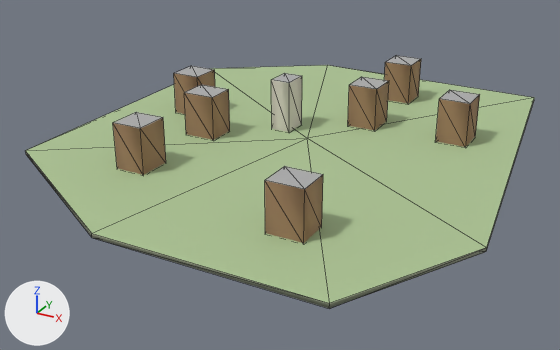
The glTF model godot_project/remake/sky/islands/SKY-008.lod2.glb, before and after one commit.
Rendered twice from a camera (50 mm lens) standing at (128.0, -256.0, 109.0) and looking at (-8.0, -8.0, -15.0). Every picture has the same lights, and +X, +Y and +Z are marked at lower left. The older version comes first. Mesh edges are drawn as thin lines. Vertices at exactly the same position are counted once.

Objects in the first picture: 'buildings', 'deck', 'rock'.
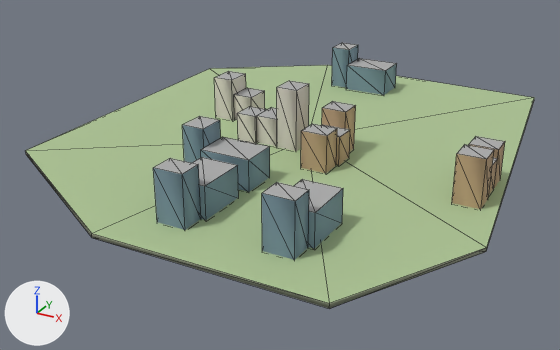
What changed in the scene script:
```text
Change me_buildings:
    remove me_buildings.from_pydata(...)  # 64 vertices, 80 faces; spans x -63.4..57.5, y -77.3..72.4, z -0.5..20.5
    add me_buildings.from_pydata(...)  # 152 vertices, 190 faces; spans x -44.9..77.3, y -87.2..79.7, z -0.5..23.7
    me_buildings part 1: the loose piece of 8 vertices spanning x -17.3..-9.3, y 2.1..13.1, z -0.5..20.5 is scaled about its middle by (1.06, 0.909, 1.15), then moved by (11.9, -17.2, 1.6)
    me_buildings part 2: the loose piece of 8 vertices spanning x -44.0..-31.0, y -19.8..-7.8, z -0.5..17.3 is scaled about its middle by (0.692, 0.958, 0.64), then moved by (27.3, 5.4, -3.2)
    me_buildings part 3: the loose piece of 8 vertices spanning x -63.4..-51.4, y 0.1..13.1, z -0.5..17.3 is scaled about its middle by (0.667, 0.731, 0.64), then moved by (38.7, -17.0, -3.2)
    me_buildings part 4: the loose piece of 8 vertices spanning x 25.2..38.2, y -77.3..-65.3, z -0.5..17.3 is scaled about its middle by (0.808, 0.708, 1.06), then moved by (-34.0, -11.7, 0.5)
    me_buildings part 5: the loose piece of 8 vertices spanning x -45.7..-33.7, y -60.1..-47.1, z -0.5..17.3 is scaled about its middle by (1.17, 1.46, 0.674), then moved by (37.7, -15.6, -2.9)
    me_buildings part 6: the loose piece of 8 vertices spanning x 8.1..20.1, y 20.4..33.4, z -0.5..17.3 is scaled about its middle by (0.708, 0.808, 1.06), then moved by (-31.4, -74.2, 0.5)
    me_buildings part 7: the loose piece of 8 vertices spanning x 45.5..57.5, y 20.4..33.4, z -0.5..17.3 is scaled about its middle by (1.58, 1.08, 0.674), then moved by (-55.0, -74.4, -2.9)
    me_buildings part 8: the loose piece of 8 vertices spanning x 8.1..20.1, y 59.4..72.4, z -0.5..17.3 is scaled about its middle by (0.875, 0.654, 1.06), then moved by (21.0, -148.9, 0.5)
    me_buildings part 9: the loose piece of 8 vertices spanning x 25.2..38.2, y -77.3..-65.3, z -0.5..17.3 is copied, and the copy is scaled about its middle by (1.08, 1.58, 0.674), then moved by (3.7, 2.1, -2.9); it spans x 28.4..42.4, y -78.7..-59.7, z -0.5..11.5
    me_buildings part 10: the loose piece of 8 vertices spanning x 8.1..20.1, y 59.4..72.4, z -0.5..17.3 is copied, and the copy is scaled about its middle by (0.708, 0.808, 1.06), then moved by (-31.4, 7.0, 0.5); it spans x -21.5..-13.0, y 67.7..78.2, z -0.5..18.3
    me_buildings part 11: the loose piece of 8 vertices spanning x 8.1..20.1, y 59.4..72.4, z -0.5..17.3 is copied, and the copy is scaled about its middle by (1.58, 1.08, 0.674), then moved by (-17.6, 6.8, -2.9); it spans x -13.0..6.0, y 65.7..79.7, z -0.5..11.5
    me_buildings part 12: the loose piece of 8 vertices spanning x 8.1..20.1, y 20.4..33.4, z -0.5..17.3 is copied, and the copy is scaled about its middle by (0.833, 0.654, 0.82), then moved by (2.6, -50.8, -1.6); it spans x 11.7..21.7, y -28.1..-19.6, z -0.5..14.1
    me_buildings part 13: the loose piece of 8 vertices spanning x 8.1..20.1, y 20.4..33.4, z -0.5..17.3 is copied, and the copy is scaled about its middle by (0.917, 0.692, 0.64), then moved by (3.1, -42.0, -3.2); it spans x 11.7..22.7, y -19.6..-10.6, z -0.5..10.9
    me_buildings part 14: the loose piece of 8 vertices spanning x 8.1..20.1, y 20.4..33.4, z -0.5..17.3 is copied, and the copy is scaled about its middle by (0.792, 0.692, 1), then moved by (1.9, -33.0, 0.0); it spans x 11.2..20.7, y -10.6..-1.6, z -0.5..17.3
    me_buildings part 15: the loose piece of 8 vertices spanning x 45.5..57.5, y 20.4..33.4, z -0.5..17.3 is copied, and the copy is scaled about its middle by (0.833, 0.654, 0.82), then moved by (20.3, -35.0, -1.6); it spans x 66.8..76.8, y -12.3..-3.8, z -0.5..14.1
    me_buildings part 16: the loose piece of 8 vertices spanning x 45.5..57.5, y 20.4..33.4, z -0.5..17.3 is copied, and the copy is scaled about its middle by (0.917, 0.692, 0.64), then moved by (19.8, -43.7, -3.2); it spans x 65.8..76.8, y -21.3..-12.3, z -0.5..10.9
    me_buildings part 17: the loose piece of 8 vertices spanning x 45.5..57.5, y 20.4..33.4, z -0.5..17.3 is copied, and the copy is scaled about its middle by (0.792, 0.692, 1), then moved by (21.1, -52.7, 0.0); it spans x 67.8..77.3, y -30.3..-21.3, z -0.5..17.3
    me_buildings part 18: the loose piece of 8 vertices spanning x -63.4..-51.4, y 0.1..13.1, z -0.5..17.3 is copied, and the copy is scaled about its middle by (0.708, 0.846, 1), then moved by (16.7, 2.0, 0.0); it spans x -44.9..-36.4, y 3.1..14.1, z -0.5..17.3
    me_buildings part 19: the loose piece of 8 vertices spanning x -17.3..-9.3, y 2.1..13.1, z -0.5..20.5 is copied, and the copy is scaled about its middle by (1.06, 1, 0.543), then moved by (-18.9, 2.0, -4.8); it spans x -36.4..-27.9, y 4.1..15.1, z -0.5..10.9
```

Location of each change, [x1, y1, x2, y2] in pixels of the pictures (560 x 350 px; the box of a moved part takes in the faces that stretch with it):
'buildings', reshaped (15% taller): before [113, 55, 480, 243]; after [153, 43, 505, 260]
part 1 of me_buildings, moved or reshaped: before [271, 73, 302, 132]; after [277, 81, 309, 151]
part 2 of me_buildings, moved or reshaped: before [184, 85, 230, 140]; after [257, 107, 277, 147]
part 3 of me_buildings, moved or reshaped: before [174, 66, 215, 114]; after [237, 107, 267, 143]
part 4 of me_buildings, moved or reshaped: before [265, 166, 323, 243]; after [153, 158, 201, 230]
part 5 of me_buildings, moved or reshaped: before [113, 112, 166, 175]; after [193, 157, 239, 220]
part 6 of me_buildings, moved or reshaped: before [348, 77, 389, 130]; after [182, 116, 221, 163]
part 7 of me_buildings, moved or reshaped: before [436, 90, 480, 147]; after [201, 137, 270, 192]
part 8 of me_buildings, moved or reshaped: before [384, 55, 421, 104]; after [262, 182, 309, 260]
part 9 of me_buildings, added: after [294, 179, 343, 249]
part 10 of me_buildings, added (cyan): after [332, 43, 358, 88]
part 11 of me_buildings, added (cyan): after [346, 58, 397, 95]
part 12 of me_buildings, added (brown): after [301, 124, 337, 173]
part 13 of me_buildings, added (brown): after [322, 125, 350, 166]
part 14 of me_buildings, added (brown): after [322, 101, 356, 152]
part 15 of me_buildings, added: after [469, 136, 505, 188]
part 16 of me_buildings, added (mostly hidden): after [489, 158, 497, 195]
part 17 of me_buildings, added (brown): after [452, 145, 494, 209]
part 18 of me_buildings, added: after [214, 71, 246, 120]
part 19 of me_buildings, added: after [234, 88, 265, 120]
